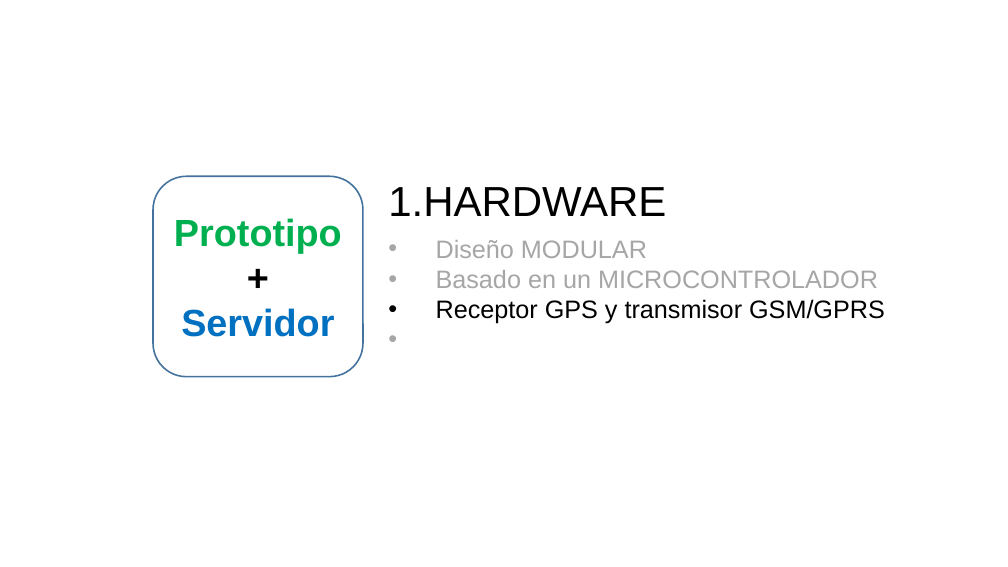
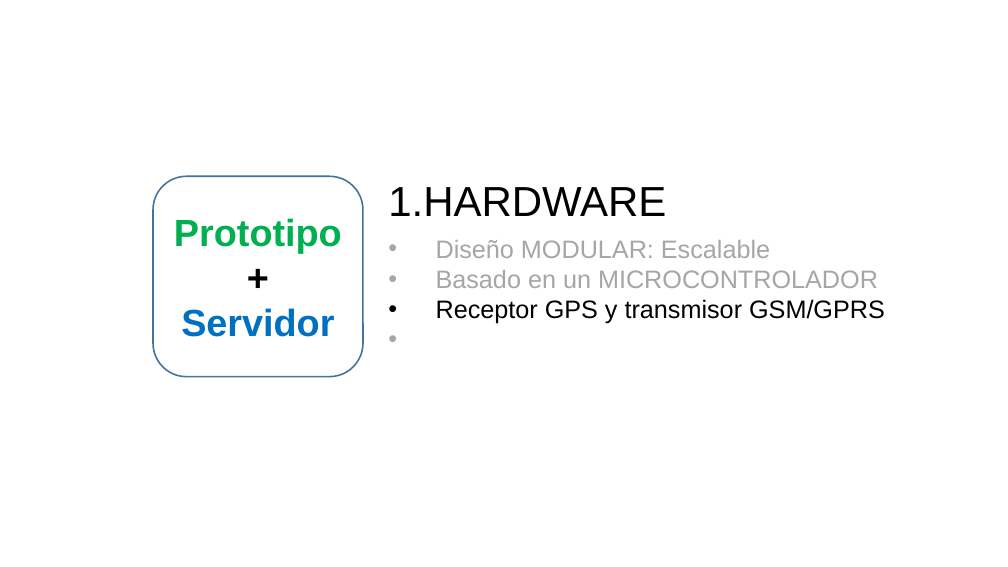
Before and after one commit to aludena18/Tesis, a slide deck: slide 16 of Telelocalización y Captura de Imágenes.pptx. Drawn at 1008x567 pixels with LibreOffice and Linux fonts; fonts in the diff are those of the drawing. Boxes give left, top, right and bottom in pixels: in the first picture for what was removed or moved away, otherwise in the second. Text is boxed around its words. In the diff, an @@ line names an element or a change of style, - is before the commit and + after.

```diff
--- a/Telelocalización y Captura de Imágenes.pptx
+++ b/Telelocalización y Captura de Imágenes.pptx
@@ text at (x1=436, y1=240, x2=770, y2=258): text changed @@
-• Diseño MODULAR
+• Diseño MODULAR: Escalable
```
Also in this commit, not shown: 14 other slides changed, 1 other file.
